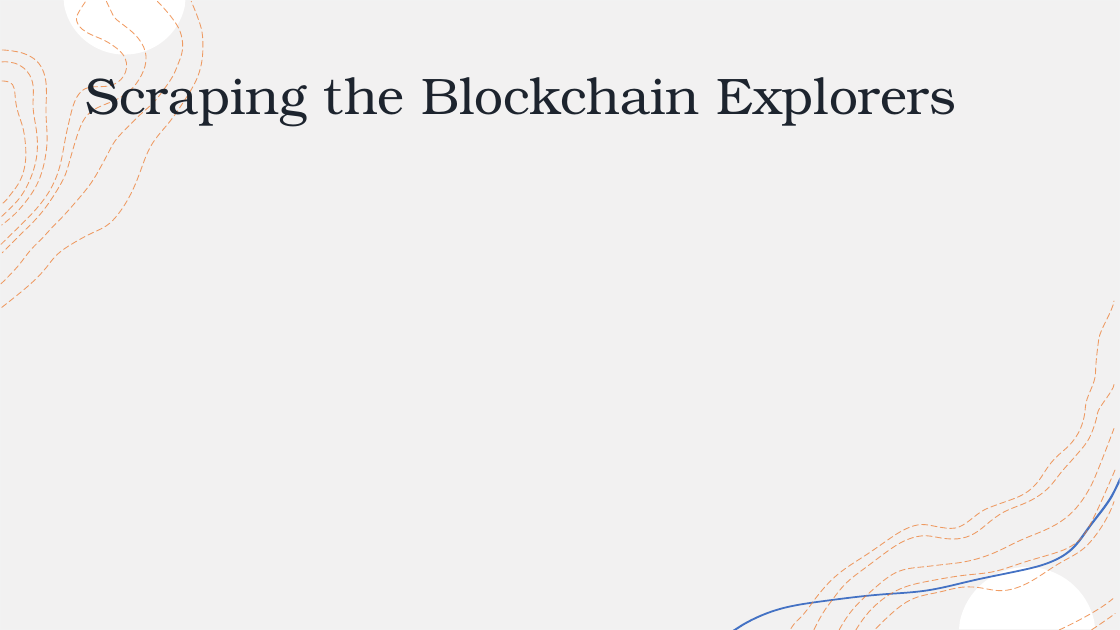
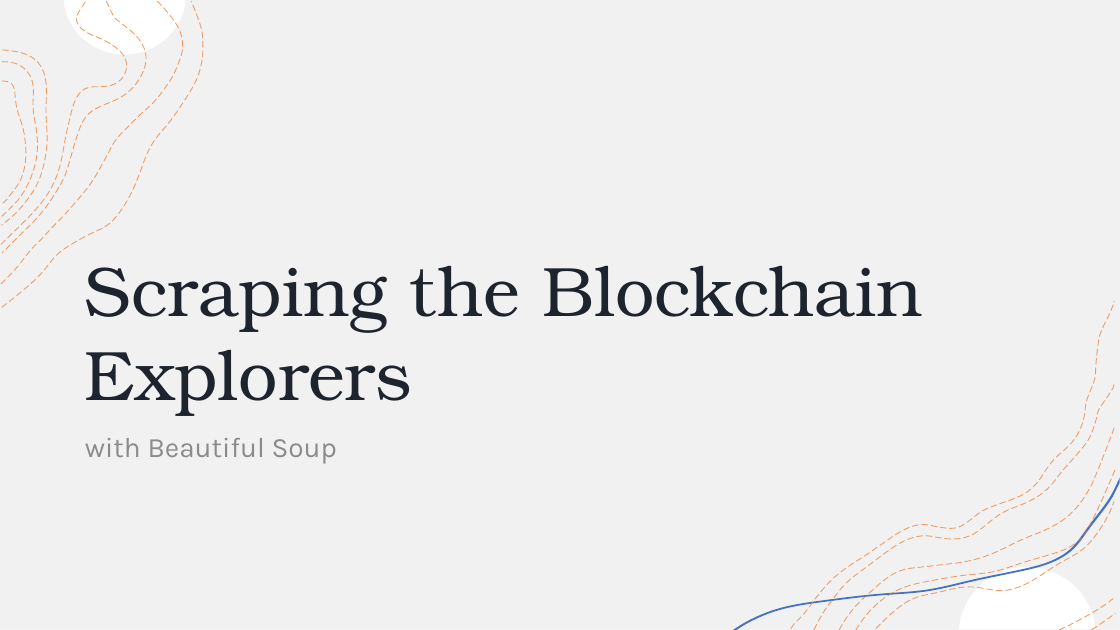
Before and after one commit to tmccurbin/defi-data-analysis, a slide deck: slide 3 of presentation.pptx. Drawn at 1120x630 pixels with LibreOffice and Linux fonts; fonts in the diff are those of the drawing. Boxes give left, top, right and bottom in pixels: in the first picture for what was removed or moved away, otherwise in the second. Text is boxed around its words. In the diff, an @@ line names an element or a change of style, - is before the commit and + after.

```diff
--- a/presentation.pptx
+++ b/presentation.pptx
@@ title "Scraping the Blockchain Explorers": place and size @@
-title "Scraping the Blockchain Explorers" at (85,66,956,127)
+title "Scraping the Blockchain Explorers" at (85,266,923,416)
@@ title "Scraping the Blockchain Explorers" at (85,266,923,416): size 44 to 60 pt; vertical alignment middle to bottom @@
@@ text added at (85,438,338,463), 24 pt, text #8C8C8C @@
+with Beautiful Soup
```
Also in this commit, not shown: 5 slides added.
